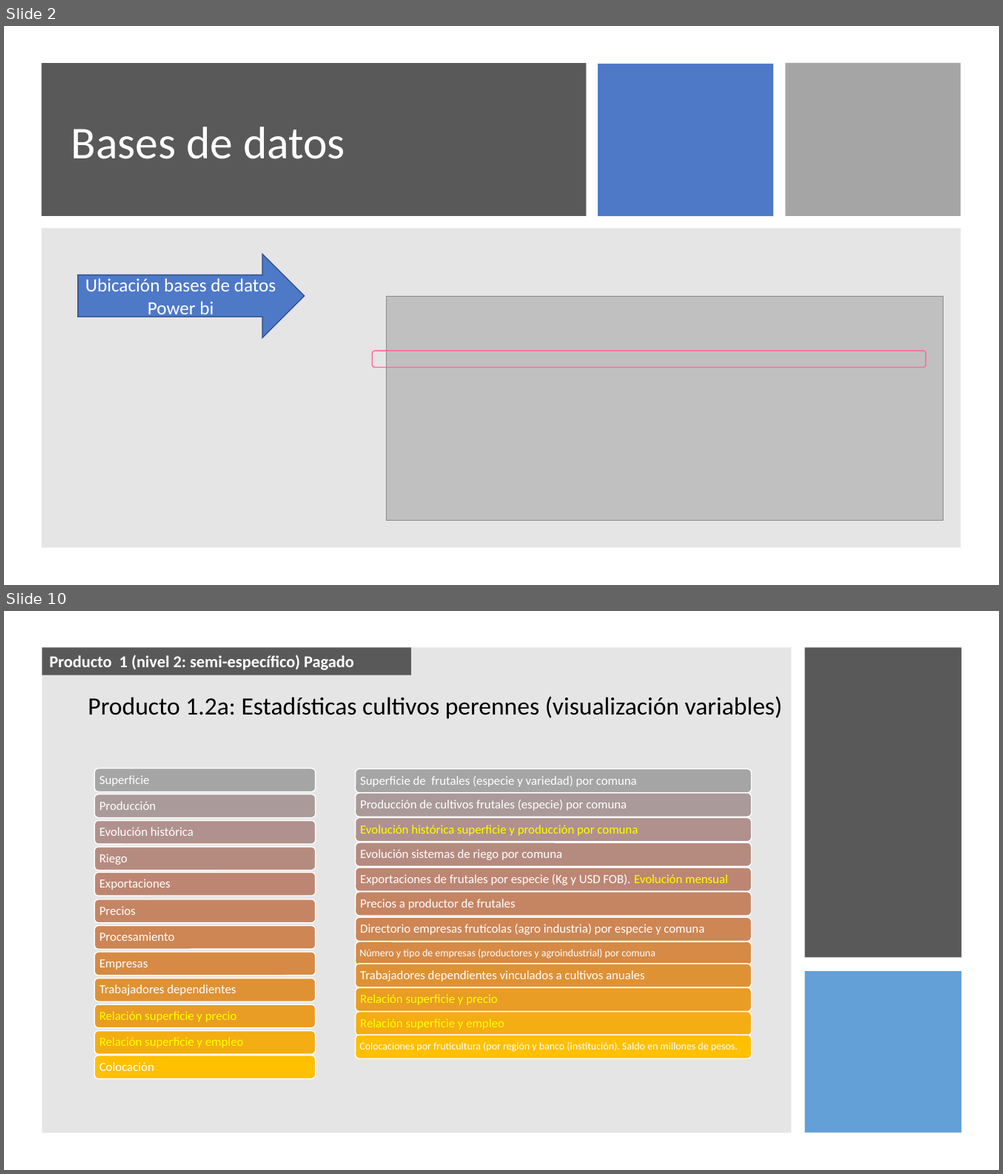
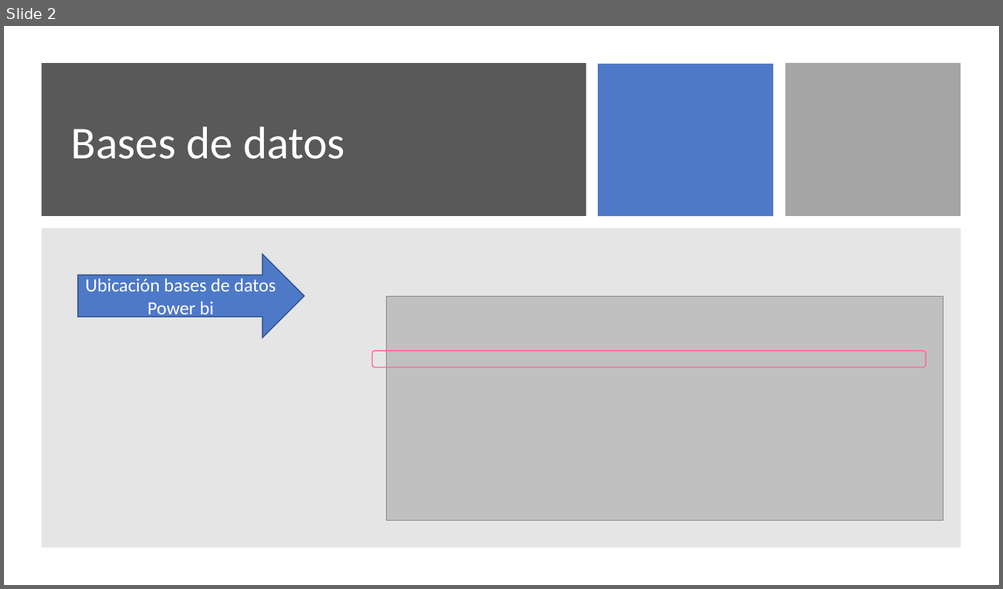
Before and after one commit to Sud-Austral/DATA-AGRO, a slide deck: DATAAGRO_papa/Power Bi_PAPA.pptx. Shown one above the other, each under a label of ours: slides 2 and 10 before the commit, slide 2 after it; the slides between them are not shown. The pictures are 1003x1174 and 1003x589 pixels, drawn with LibreOffice and Linux fonts; fonts in the diff are those of the drawing; grey boxes stand for pictures. Boxes give left, top, right and bottom in pixels: in the first picture for what was removed or moved away, otherwise in the second. Text is boxed around its words. In the diff, an @@ line names an element or a change of style, - is before the commit and + after.

```diff
--- a/DATAAGRO_papa/Power Bi_PAPA.pptx
+++ b/DATAAGRO_papa/Power Bi_PAPA.pptx
@@ slide 10 removed at bbox=[4, 611, 999, 1170], background #FFFFFF @@
@@ rectangle removed at bbox=[42, 647, 791, 1133] @@
@@ rectangle removed at bbox=[42, 647, 412, 675] @@
-Producto 1 (nivel 2: semi-específico) Pagado
@@ rectangle removed at bbox=[805, 647, 962, 958] @@
@@ text removed at bbox=[88, 696, 782, 719] @@
-Producto 1.2a: Estadísticas cultivos perennes (visualización variables)
@@ rectangle removed at bbox=[805, 971, 962, 1133] @@
@@ group removed at bbox=[356, 769, 751, 1059]: 12 rounded rectangles, 12 texts @@
-Superficie de frutales (especie y variedad) por comuna
-Producción de cultivos frutales (especie) por comuna
-Evolución histórica superficie y producción por comuna
-Evolución sistemas de riego por comuna
-Exportaciones de frutales por especie (Kg y USD FOB). Evolución mensual
-Precios a productor de frutales
-Directorio empresas frutícolas (agro industria) por especie y comuna
-Número y tipo de empresas (productores y agroindustrial) por comuna
-Trabajadores dependientes vinculados a cultivos anuales
-Relación superficie y precio
-Relación superficie y empleo
-Colocaciones por fruticultura (por región y banco (institución). Saldo en millones de pesos.
@@ group removed at bbox=[94, 769, 315, 1079]: 12 rounded rectangles, 12 texts @@
-Superficie
-Producción
-Evolución histórica
-Riego
-Exportaciones
-Precios
-Procesamiento
-Empresas
-Trabajadores dependientes
-Relación superficie y precio
-Relación superficie y empleo
-Colocación
```
Also in this commit, not shown: 1 slide changed, 12 slides added, 29 other slides removed, 7 other files.
